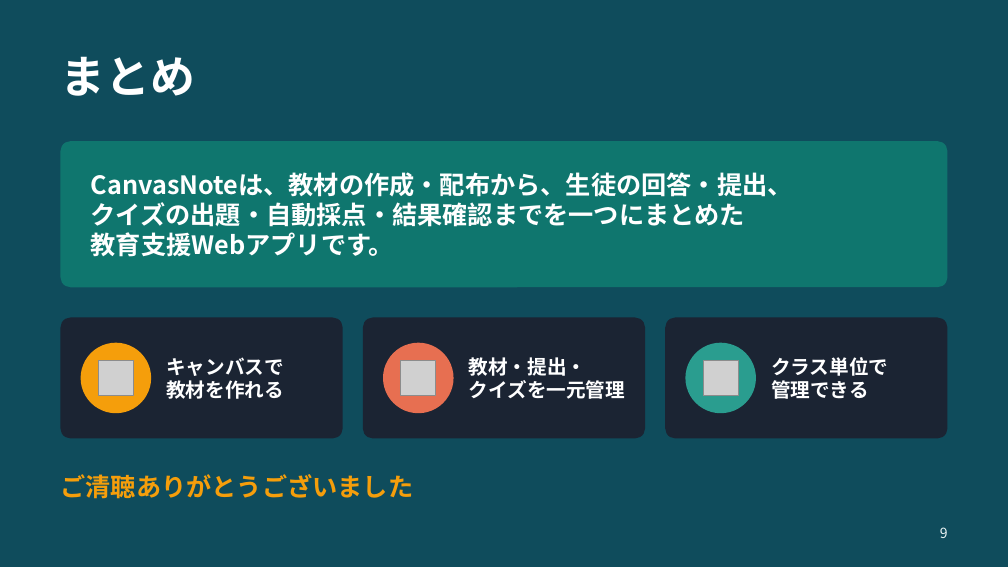
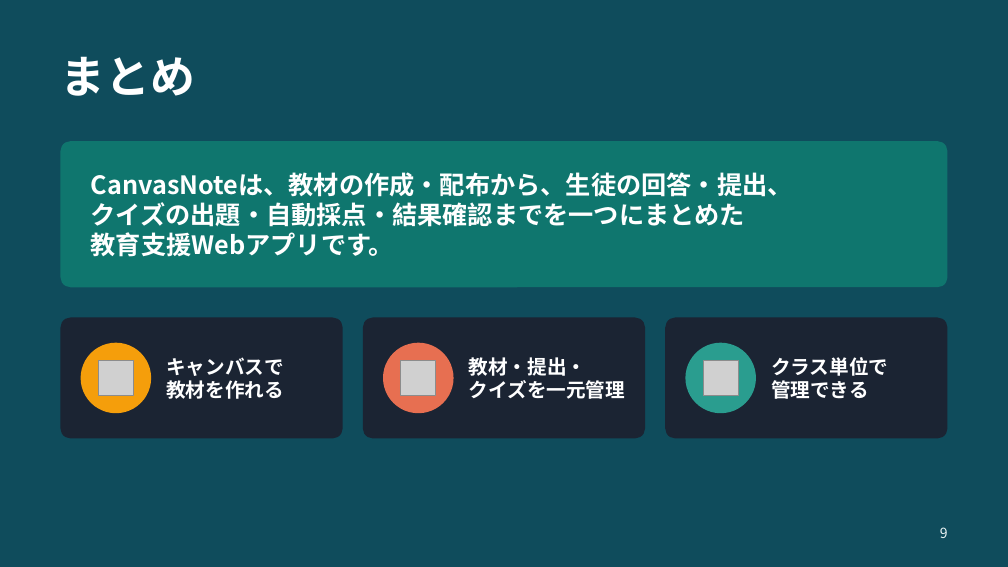
Before and after one commit to ivyc259007kawata/CanvasNote, a slide deck: slide 9 of CanvasNote_presentation.pptx. Drawn at 1008x567 pixels with LibreOffice and Linux fonts; fonts in the diff are those of the drawing; grey boxes stand for pictures. Boxes give left, top, right and bottom in pixels: in the first picture for what was removed or moved away, otherwise in the second. Text is boxed around its words. In the diff, an @@ line names an element or a change of style, - is before the commit and + after.

```diff
--- a/CanvasNote_presentation.pptx
+++ b/CanvasNote_presentation.pptx
@@ text removed at (60, 474, 413, 499) @@
-ご清聴ありがとうございました
```
Also in this commit, not shown: 1 slide added, 1 other file.
